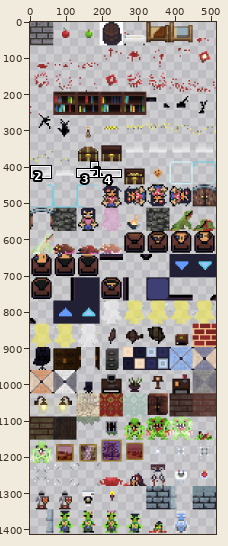
Two versions of one sprite sheet, app/src/main/assets/sprite_sheets/sheet.png. Above, an overview of the earlier version with the close-up marked.
Close-up. The starting point:
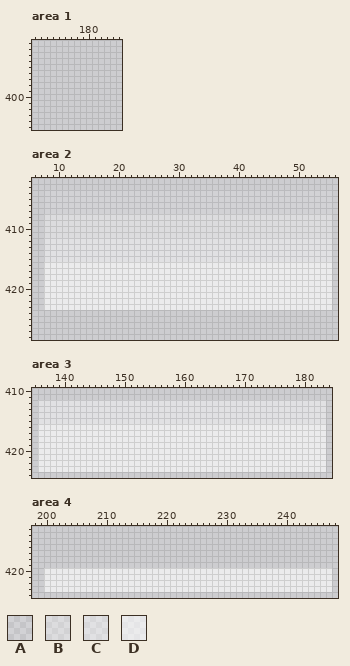
The file is 512x2048 pixels. Colours within 5 levels of each other are drawn and written as one. Shown: area 1: x 171..185, y 391..405; area 2: x 6..56, y 402..428; area 3: x 135..184, y 410..424; area 4: x 198..248, y 413..424. The wide view leaves out empty margins. The commit also changed other parts of the picture, which this record leaves out.
Palette (. is transparent): A #ffffff1a  B #ffffff4d  C #ffffff66  D #ffffff9a
Pixels before, area 2, first column x 8:
404 AAAAAAAAAAAAAAAAAAAAAAAAAAAAAAAAAAAAAAAAAAAAAAAA
405 AAAAAAAAAAAAAAAAAAAAAAAAAAAAAAAAAAAAAAAAAAAAAAAA
406 AAAAAAAAAAAAAAAAAAAAAAAAAAAAAAAAAAAAAAAAAAAAAAAA
407 AAAAAAAAAAAAAAAAAAAAAAAAAAAAAAAAAAAAAAAAAAAAAAAA
408 BBBBBBBBBBBBBBBBBBBBBBBBBBBBBBBBBBBBBBBBBBBBBBBB
409 BBBBBBBBBBBBBBBBBBBBBBBBBBBBBBBBBBBBBBBBBBBBBBBB
410 BBBBBBBBBBBBBBBBBBBBBBBBBBBBBBBBBBBBBBBBBBBBBBBB
411 BBBBBBBBBBBBBBBBBBBBBBBBBBBBBBBBBBBBBBBBBBBBBBBB
412 CCCCCCCCCCCCCCCCCCCCCCCCCCCCCCCCCCCCCCCCCCCCCCCC
413 CCCCCCCCCCCCCCCCCCCCCCCCCCCCCCCCCCCCCCCCCCCCCCCC
414 CCCCCCCCCCCCCCCCCCCCCCCCCCCCCCCCCCCCCCCCCCCCCCCC
415 CCCCCCCCCCCCCCCCCCCCCCCCCCCCCCCCCCCCCCCCCCCCCCCC
416 DDDDDDDDDDDDDDDDDDDDDDDDDDDDDDDDDDDDDDDDDDDDDDDD
417 DDDDDDDDDDDDDDDDDDDDDDDDDDDDDDDDDDDDDDDDDDDDDDDD
418 DDDDDDDDDDDDDDDDDDDDDDDDDDDDDDDDDDDDDDDDDDDDDDDD
419 DDDDDDDDDDDDDDDDDDDDDDDDDDDDDDDDDDDDDDDDDDDDDDDD
420 DDDDDDDDDDDDDDDDDDDDDDDDDDDDDDDDDDDDDDDDDDDDDDDD
421 DDDDDDDDDDDDDDDDDDDDDDDDDDDDDDDDDDDDDDDDDDDDDDDD
422 DDDDDDDDDDDDDDDDDDDDDDDDDDDDDDDDDDDDDDDDDDDDDDDD
423 DDDDDDDDDDDDDDDDDDDDDDDDDDDDDDDDDDDDDDDDDDDDDDDD
Pixels before, area 3, first column x 136:
412 CCCCCCCCCCCCCCCCCCCCCCCCCCCCCCCCCCCCCCCCCCCCCCCC
413 CCCCCCCCCCCCCCCCCCCCCCCCCCCCCCCCCCCCCCCCCCCCCCCC
414 CCCCCCCCCCCCCCCCCCCCCCCCCCCCCCCCCCCCCCCCCCCCCCCC
415 CCCCCCCCCCCCCCCCCCCCCCCCCCCCCCCCCCCCCCCCCCCCCCCC
416 DDDDDDDDDDDDDDDDDDDDDDDDDDDDDDDDDDDDDDDDDDDDDDDD
417 DDDDDDDDDDDDDDDDDDDDDDDDDDDDDDDDDDDDDDDDDDDDDDDD
418 DDDDDDDDDDDDDDDDDDDDDDDDDDDDDDDDDDDDDDDDDDDDDDDD
419 DDDDDDDDDDDDDDDDDDDDDDDDDDDDDDDDDDDDDDDDDDDDDDDD
420 DDDDDDDDDDDDDDDDDDDDDDDDDDDDDDDDDDDDDDDDDDDDDDDD
421 DDDDDDDDDDDDDDDDDDDDDDDDDDDDDDDDDDDDDDDDDDDDDDDD
422 DDDDDDDDDDDDDDDDDDDDDDDDDDDDDDDDDDDDDDDDDDDDDDDD
423 DDDDDDDDDDDDDDDDDDDDDDDDDDDDDDDDDDDDDDDDDDDDDDDD
Pixels before, area 4, first column x 200:
420 DDDDDDDDDDDDDDDDDDDDDDDDDDDDDDDDDDDDDDDDDDDDDDDD
421 DDDDDDDDDDDDDDDDDDDDDDDDDDDDDDDDDDDDDDDDDDDDDDDD
422 DDDDDDDDDDDDDDDDDDDDDDDDDDDDDDDDDDDDDDDDDDDDDDDD
423 DDDDDDDDDDDDDDDDDDDDDDDDDDDDDDDDDDDDDDDDDDDDDDDD
After the commit:
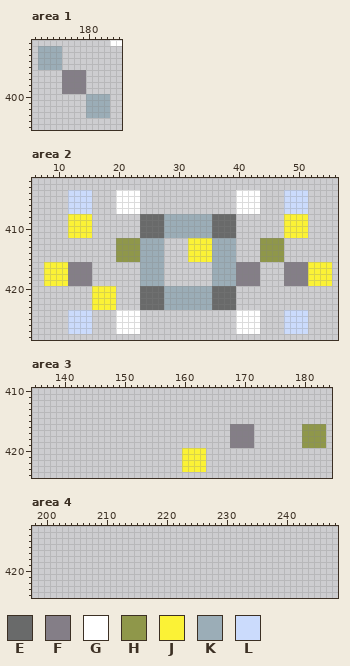
Colours new in this view: E #696a6a  F #847e87  G #ffffff  H #8f974a  J #fbf236  K #9badb7  L #cbdbfc
From old to new:
Changed rows in their new state; - is an unchanged pixel.
Area 1:
first column x 172:
391 ------------GG
392 KKKK----------
393 KKKK----------
394 KKKK----------
395 KKKK----------
396 ----FFFF------
397 ----FFFF------
398 ----FFFF------
399 ----FFFF------
400 --------KKKK--
401 --------KKKK--
402 --------KKKK--
403 --------KKKK--
Area 2:
first column x 8:
404 ....LLLL....GGGG................GGGG....LLLL....
405 ....LLLL....GGGG................GGGG....LLLL....
406 ....LLLL....GGGG................GGGG....LLLL....
407 ....LLLL....GGGG................GGGG....LLLL....
408 ....JJJJ........EEEEKKKKKKKKEEEE........JJJJ....
409 ....JJJJ........EEEEKKKKKKKKEEEE........JJJJ....
410 ....JJJJ........EEEEKKKKKKKKEEEE........JJJJ....
411 ....JJJJ........EEEEKKKKKKKKEEEE........JJJJ....
412 ............HHHHKKKK....JJJJKKKK....HHHH........
413 ............HHHHKKKK....JJJJKKKK....HHHH........
414 ............HHHHKKKK....JJJJKKKK....HHHH........
415 ............HHHHKKKK....JJJJKKKK....HHHH........
416 JJJJFFFF........KKKK........KKKKFFFF....FFFFJJJJ
417 JJJJFFFF........KKKK........KKKKFFFF....FFFFJJJJ
418 JJJJFFFF........KKKK........KKKKFFFF....FFFFJJJJ
419 JJJJFFFF........KKKK........KKKKFFFF....FFFFJJJJ
420 ........JJJJ....EEEEKKKKKKKKEEEE................
421 ........JJJJ....EEEEKKKKKKKKEEEE................
422 ........JJJJ....EEEEKKKKKKKKEEEE................
423 ........JJJJ....EEEEKKKKKKKKEEEE................
424 ----LLLL----GGGG----------------GGGG----LLLL----
425 ----LLLL----GGGG----------------GGGG----LLLL----
426 ----LLLL----GGGG----------------GGGG----LLLL----
427 ----LLLL----GGGG----------------GGGG----LLLL----
Area 3:
first column x 136:
412 ................................................
413 ................................................
414 ................................................
415 ................................................
416 ................................FFFF........HHHH
417 ................................FFFF........HHHH
418 ................................FFFF........HHHH
419 ................................FFFF........HHHH
420 ........................JJJJ....................
421 ........................JJJJ....................
422 ........................JJJJ....................
423 ........................JJJJ....................
Area 4:
first column x 200:
420 ................................................
421 ................................................
422 ................................................
423 ................................................
Changed places in both close-ups, as pixel boxes (x1, y1, x2, y2):
added: (110, 40, 122, 46)
added: (38, 46, 110, 118)
changed: (44, 190, 332, 334)
changed: (38, 400, 326, 472)
erased: (44, 568, 332, 592)
